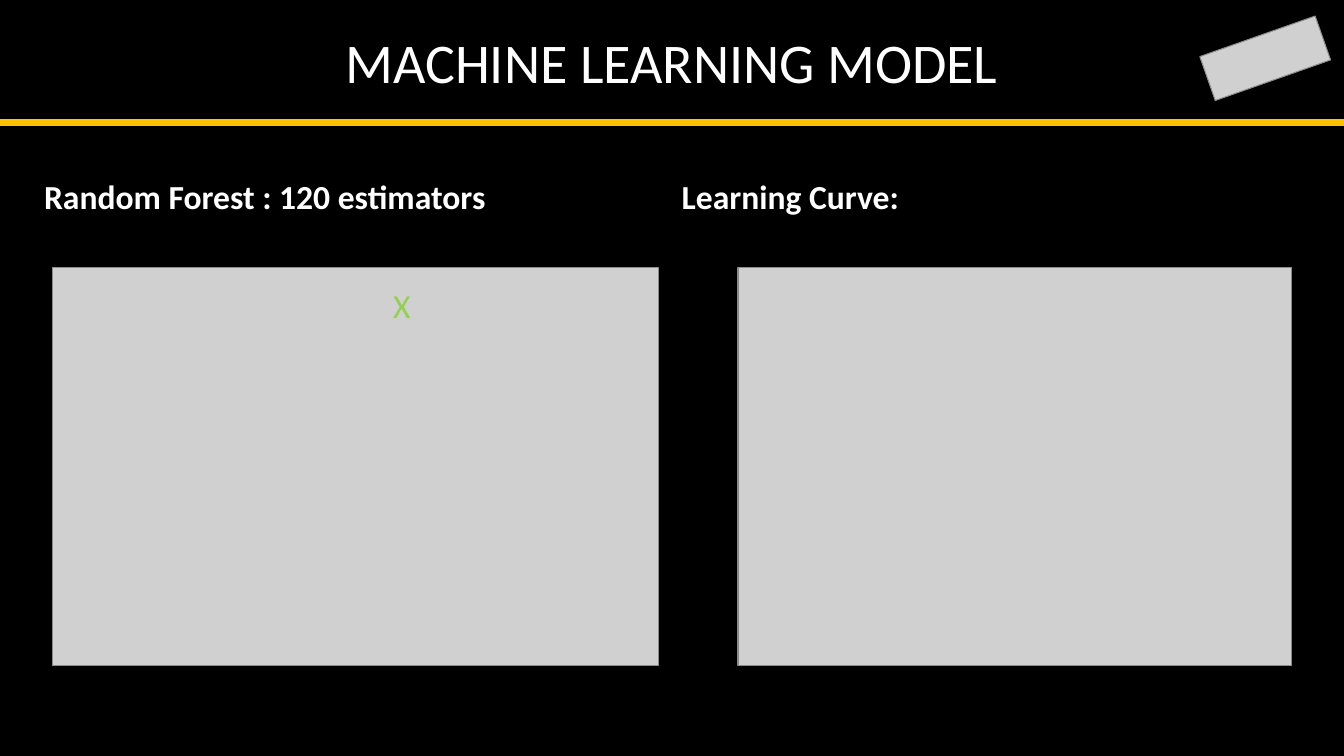
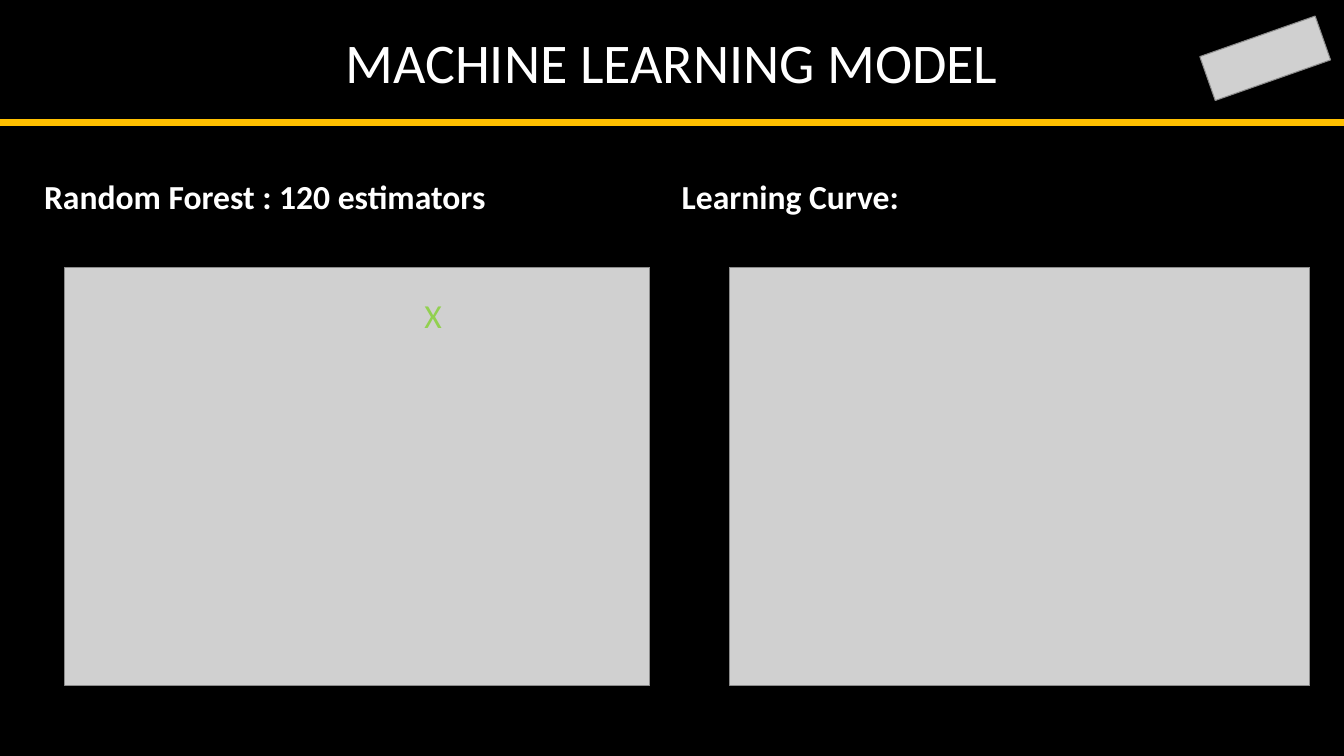
Before and after one commit to MrAshTag/Drone_Faults_Anomaly_Detection, a slide deck: slide 7 of Drone_Faults_and_Anomaly_detection.pptx. Drawn at 1344x756 pixels with LibreOffice and Linux fonts; fonts in the diff are those of the drawing; grey boxes stand for pictures; background and template pictures are left out. Boxes give left, top, right and bottom in pixels: in the first picture for what was removed or moved away, otherwise in the second. Text is boxed around its words. In the diff, an @@ line names an element or a change of style, - is before the commit and + after.

```diff
--- a/Drone_Faults_and_Anomaly_detection.pptx
+++ b/Drone_Faults_and_Anomaly_detection.pptx
@@ picture: place and size @@
-picture at <box>52,267,658,665</box>
+picture at <box>65,267,649,686</box>
@@ picture: place and size @@
-picture at <box>738,267,1292,665</box>
+picture at <box>730,267,1310,686</box>
@@ text "X": place and size @@
-text "X" at <box>393,296,410,318</box>
+text "X" at <box>424,306,441,328</box>
```
Also in this commit, not shown: 7 other slides changed.
